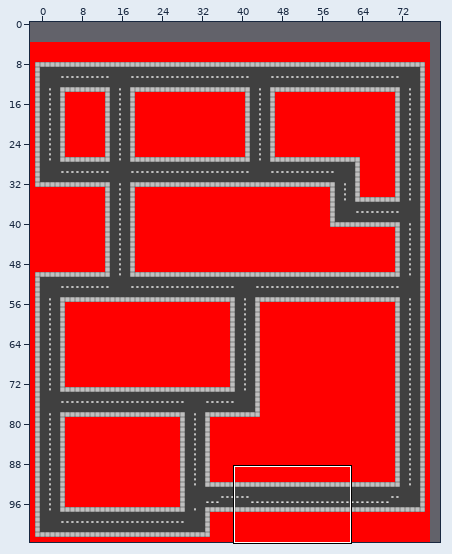
A Tiled map gets an edit: taxi-test/android/assets/Maps/prototype.tmx. The picture above shows the old version from afar; the outline marks the close-up.
Close-up. The starting point:
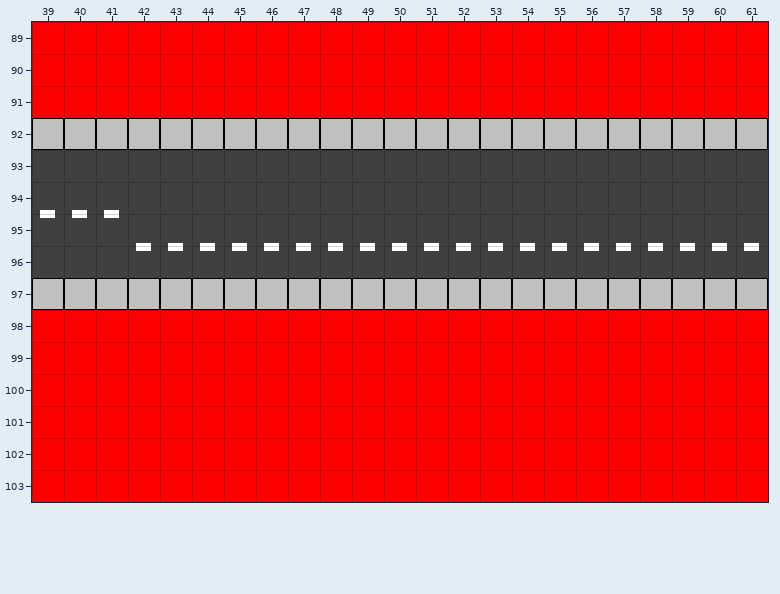
Cells are 32x32 px. Shown: x 39..61, y 89..103. The commit also changed other parts of the map, which this record leaves out. Tiles whose own drawing changed are shown in their newer look in all pictures. The old version is drawn lined up with the new one.
Now the later version:
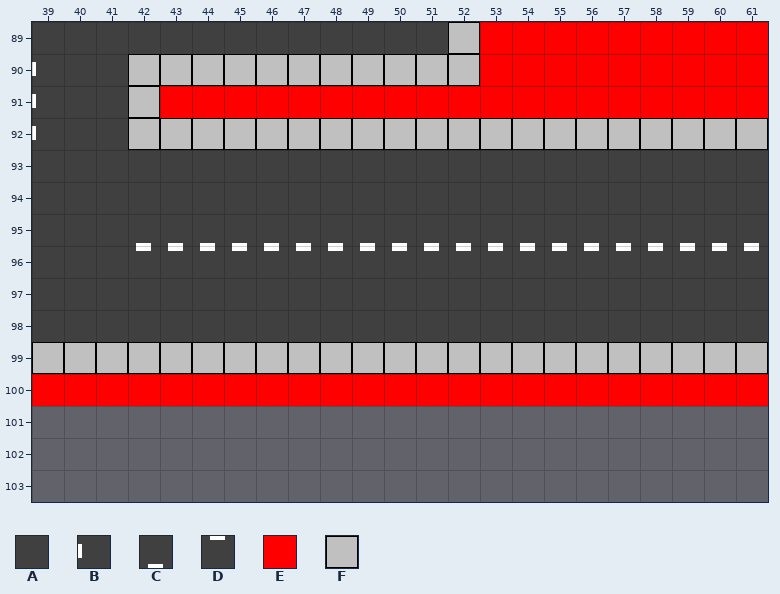
Key: from "Road-Aidan": A 32, B 36, C 64, D 96, E 103, F 192.
_ is an empty cell.
Diff:
{"change": "map size 80x100 -> 80x101 cells (old content now starts at -2,4; both pictures use the new coordinates)"}
{"where": "layer \"Road\""}
{"y":89,"x":39,"old":"_____________","new":"AAAAAAAAAAAAA"}
{"y":90,"x":39,"old":"___","new":"BAA"}
{"y":91,"x":39,"old":"___","new":"BAA"}
{"y":92,"x":39,"old":"___","new":"BAA"}
{"y":94,"x":39,"old":"CCC","new":"AAA"}
{"y":95,"x":39,"old":"DDD","new":"AAA"}
{"y":97,"x":39,"old":"_______________________","new":"AAAAAAAAAAAAAAAAAAAAAAA"}
{"y":98,"x":39,"old":"_______________________","new":"AAAAAAAAAAAAAAAAAAAAAAA"}
{"where": "layer \"Pavement\""}
{"y":89,"x":52,"old":"_","new":"F"}
{"y":90,"x":42,"old":"___________","new":"FFFFFFFFFFF"}
{"y":91,"x":42,"old":"_","new":"F"}
{"y":92,"x":39,"old":"FFF","new":"___"}
{"y":97,"x":39,"old":"FFFFFFFFFFFFFFFFFFFFFFF","new":"_______________________"}
{"y":99,"x":39,"old":"_______________________","new":"FFFFFFFFFFFFFFFFFFFFFFF"}
{"where": "layer \"Buildings\""}
{"y":89,"x":39,"old":"EEEEEEEEEEEEEE","new":"______________"}
{"y":90,"x":39,"old":"EEEEEEEEEEEEEE","new":"______________"}
{"y":91,"x":39,"old":"EEEE","new":"____"}
{"y":98,"x":39,"old":"EEEEEEEEEEEEEEEEEEEEEEE","new":"_______________________"}
{"y":99,"x":39,"old":"EEEEEEEEEEEEEEEEEEEEEEE","new":"_______________________"}
{"y":101,"x":39,"old":"EEEEEEEEEEEEEEEEEEEEEEE","new":"_______________________"}
{"y":102,"x":39,"old":"EEEEEEEEEEEEEEEEEEEEEEE","new":"_______________________"}
{"y":103,"x":39,"old":"EEEEEEEEEEEEEEEEEEEEEEE","new":"_______________________"}
{"label":"changed","picture_box":[32,22,480,150]}
{"label":"changed","picture_box":[40,210,119,218]}
{"label":"changed","picture_box":[32,278,768,374]}
{"label":"removed","picture_box":[32,406,768,502]}
